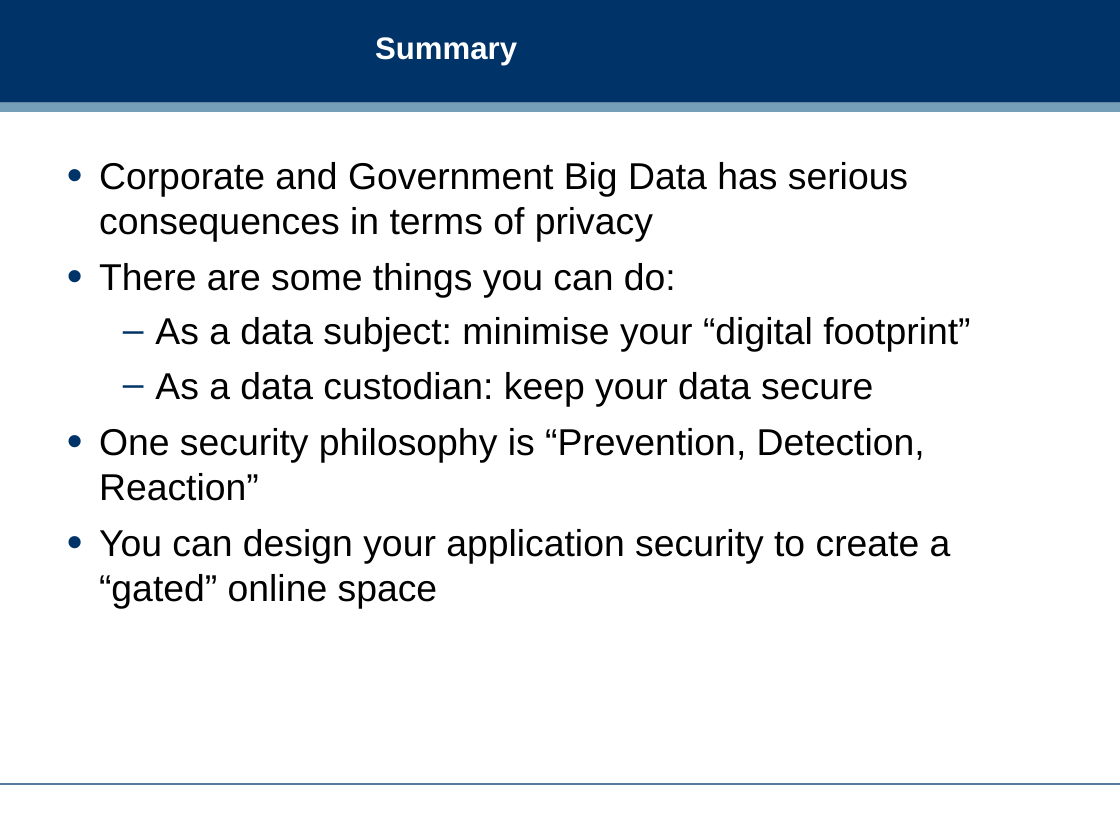
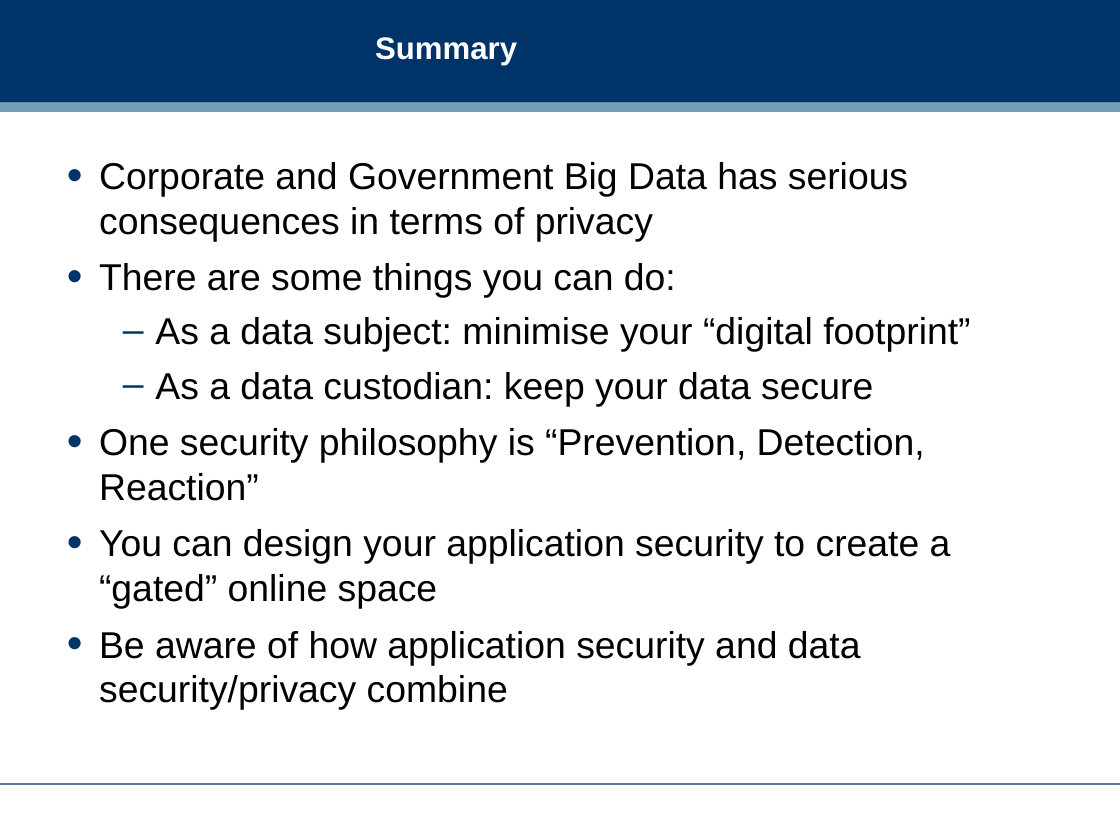
Before and after one commit to dreamind/ix, a slide deck: slide 20 of lectures/informatics-society/security.ppt (slide 21 before the commit). Drawn at 1120x840 pixels with LibreOffice and Linux fonts; fonts in the diff are those of the drawing; background and template pictures are left out. Boxes give left, top, right and bottom in pixels: in the first picture for what was removed or moved away, otherwise in the second. Text is boxed around its words. In the diff, an @@ line names an element or a change of style, - is before the commit and + after.

Commit message:
Updating security slides

```diff
--- a/lectures/informatics-society/security.ppt
+++ b/lectures/informatics-society/security.ppt
@@ text at box(99, 631, 861, 710): paragraph added @@
+• Be aware of how application security and data security/privacy combine
```
Also in this commit, not shown: 8 other slides changed, 3 slides added, 4 slides removed.
